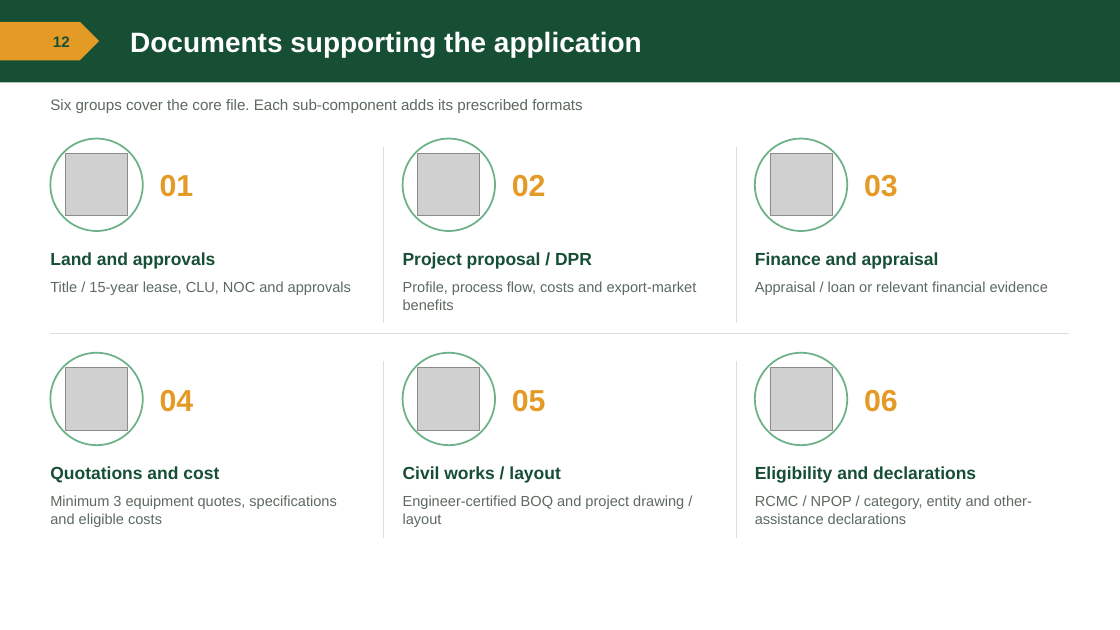
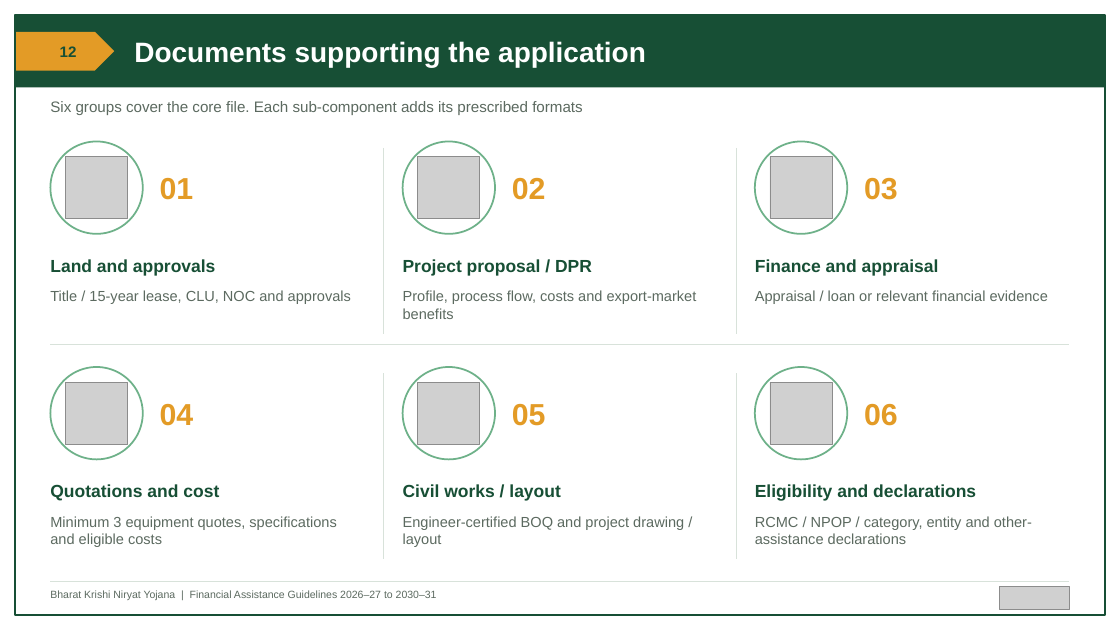
Before and after one commit to BantheFox012/FM, a slide deck: slide 12 of APEDA_BKNY_Standard_40_Percent.pptx. Drawn at 1120x630 pixels with LibreOffice and Linux fonts; fonts in the diff are those of the drawing; grey boxes stand for pictures. Boxes give left, top, right and bottom in pixels: in the first picture for what was removed or moved away, otherwise in the second. Text is boxed around its words. In the diff, an @@ line names an element or a change of style, - is before the commit and + after.

```diff
--- a/APEDA_BKNY_Standard_40_Percent.pptx
+++ b/APEDA_BKNY_Standard_40_Percent.pptx
@@ rectangle: place and size @@
-rectangle at (0,0,1120,82)
+rectangle at (15,15,1105,87)
@@ rectangle added at (15,15,1105,615), outline #174F35 1.25 pt @@
@@ text "Documents supporting the application": place and size @@
-text "Documents supporting the application" at (130,31,642,57)
+text "Documents supporting the application" at (134,41,646,67)
@@ pentagon arrow: place and size @@
-pentagon arrow at (0,22,99,60)
+pentagon arrow at (15,32,114,71)
@@ text "12": place and size @@
-text "12" at (53,36,70,47)
+text "12" at (60,46,77,57)
@@ line moved from (384, 147) - (384, 323) to (384, 148) - (384, 334) @@
@@ line moved from (736, 147) - (736, 323) to (736, 148) - (736, 334) @@
@@ 3 texts: place and size @@
-3 texts at (50,252,939,269)
+3 texts at (50,259,939,276)
@@ 3 texts, 1 line: place and size @@
-3 texts, 1 line at (50,281,1070,334)
+3 texts, 1 line at (50,290,1070,344)
@@ line moved from (384, 361) - (384, 538) to (384, 374) - (384, 560) @@
@@ line moved from (736, 361) - (736, 538) to (736, 374) - (736, 560) @@
@@ 3 pictures, 3 texts, 3 ellipses: place and size @@
-3 pictures, 3 texts, 3 ellipses at (50,353,898,445)
+3 pictures, 3 texts, 3 ellipses at (50,367,898,460)
@@ 6 texts: place and size @@
-6 texts at (50,466,1032,527)
+6 texts at (50,484,1032,547)
@@ line added from (50, 581) to (1070, 581), #D8E2DA 0.75 pt @@
@@ text added at (50,590,437,600), 9 pt, text #5C6A60 @@
+Bharat Krishi Niryat Yojana | Financial Assistance Guidelines 2026–27 to 2030–31
@@ picture added at (1000,586,1070,610) @@
```
Also in this commit, not shown: 11 other slides changed.
